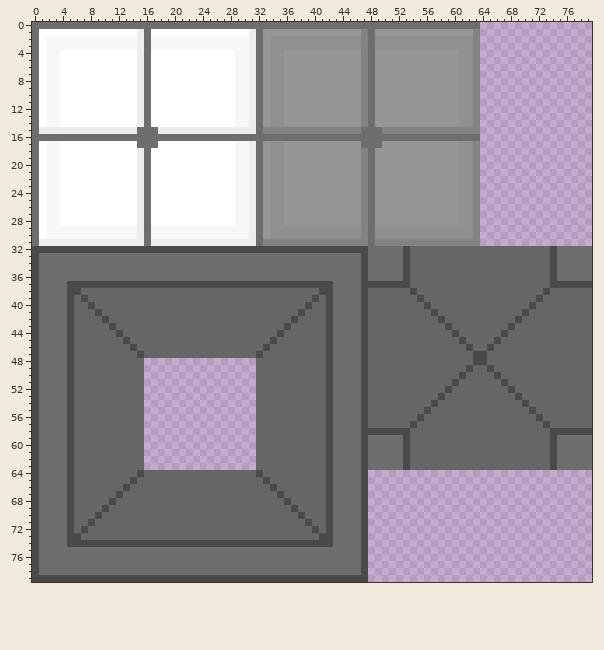
Sprite sheet, stored at core/assets/Tileset.png. Above, as it was before the edit.
The file is 80x80 pixels. Colours within 5 levels of each other are drawn and written as one.
New version:
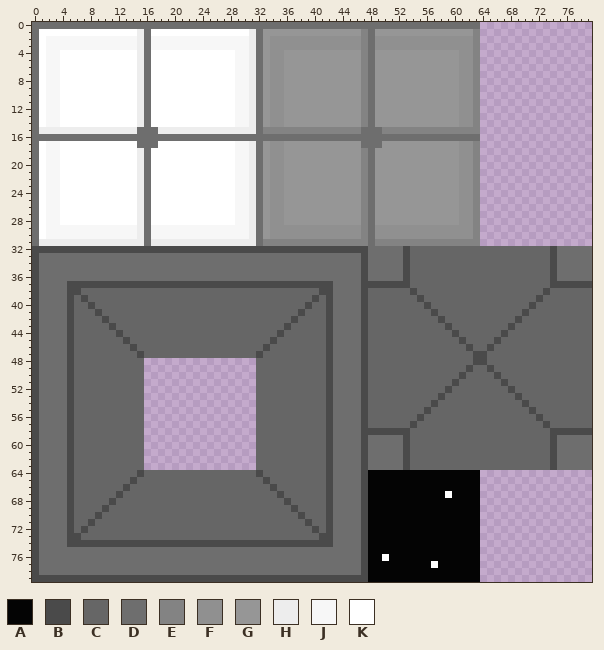
Palette (. is transparent): A #040404  B #4a4a4a  C #666666  D #6e6e6e  E #838383  F #909090  G #969696  H #ededed  J #f7f7f7  K #ffffff
Diff:
There is now colour A in rows 64 to 66 at x 48 to 63; in row 67 at x 48 to 58 and 60 to 63; in rows 68 to 75 at x 48 to 63; in row 76 at x 48 to 49 and 51 to 63; in row 77 at x 48 to 56 and 58 to 63; in rows 78 to 79 at x 48 to 63.
There is now colour K in row 67 at x 59; in row 76 at x 50; in row 77 at x 57.
Where, in picture pixels (left, top, right, bottom), the same in both pictures:
added: (368, 470, 480, 582)
